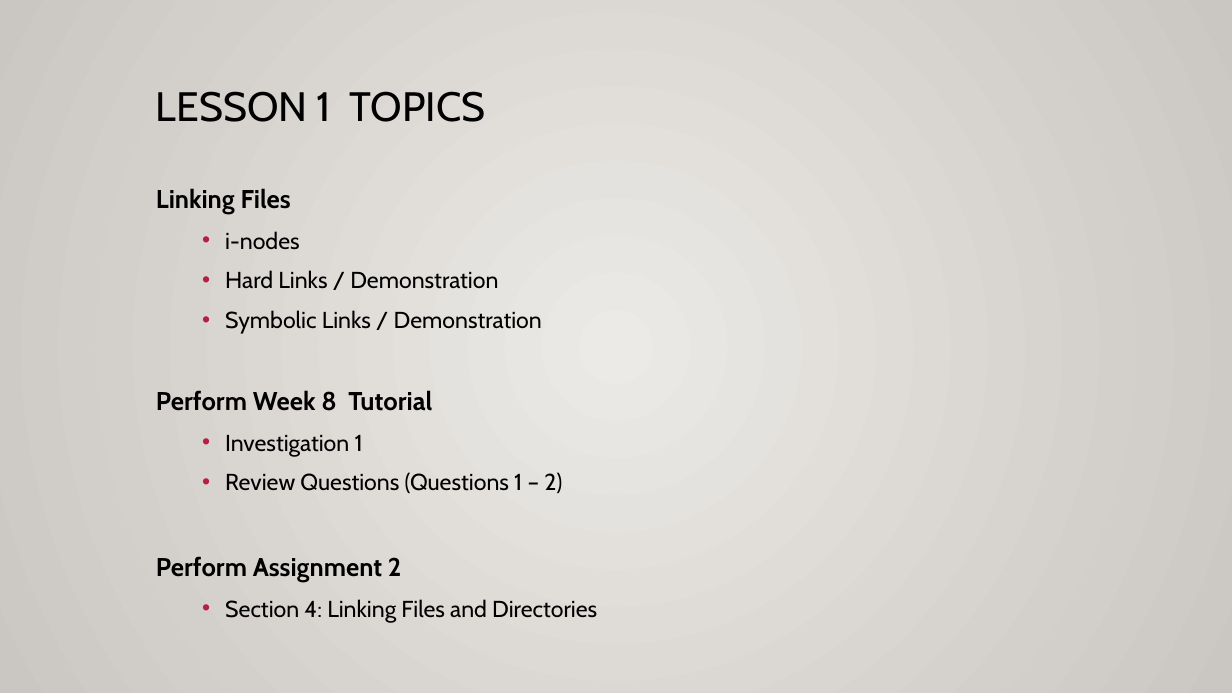
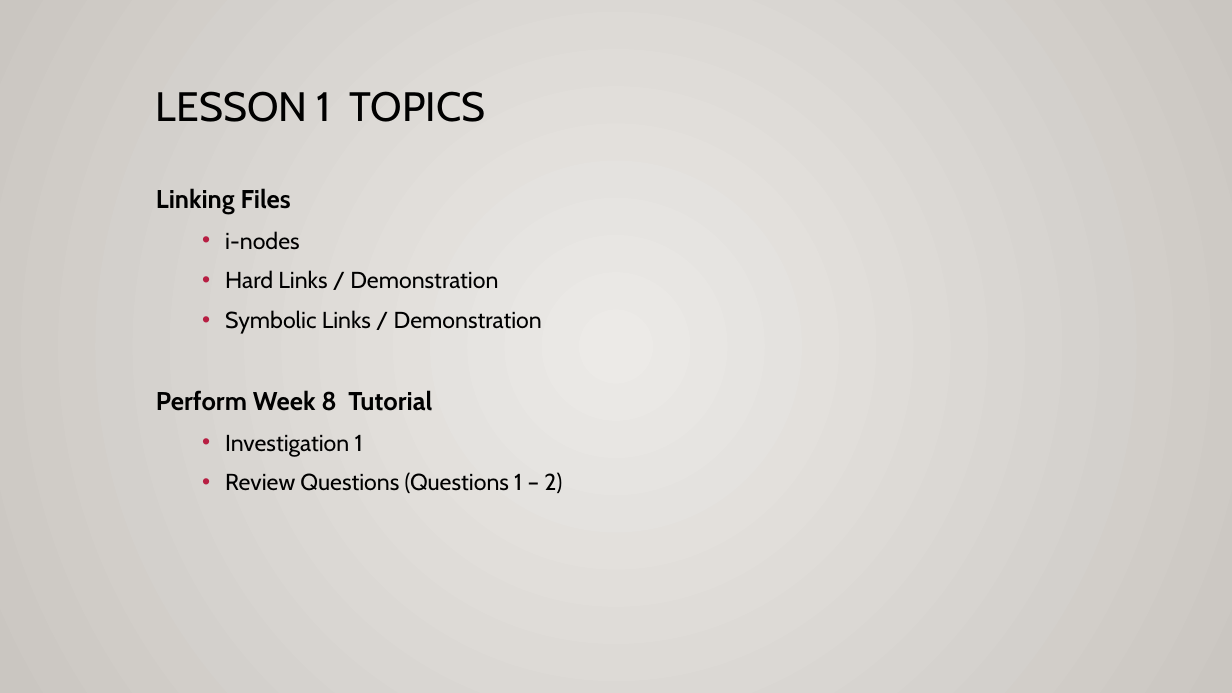
Before and after one commit to Seneca-ICTOER/OSL640, a slide deck: slide 2 of static/slides/OSL640-Week8.pptx. Drawn at 1232x693 pixels with LibreOffice and Linux fonts; fonts in the diff are those of the drawing. Boxes give left, top, right and bottom in pixels: in the first picture for what was removed or moved away, otherwise in the second. Text is boxed around its words. In the diff, an @@ line names an element or a change of style, - is before the commit and + after.

```diff
--- a/static/slides/OSL640-Week8.pptx
+++ b/static/slides/OSL640-Week8.pptx
@@ text at bbox=[156, 556, 597, 623]: paragraphs removed @@
-Perform Assignment 2
-  • Section 4: Linking Files and Directories
```
Also in this commit, not shown: 1 other slide changed, 13 other files.
